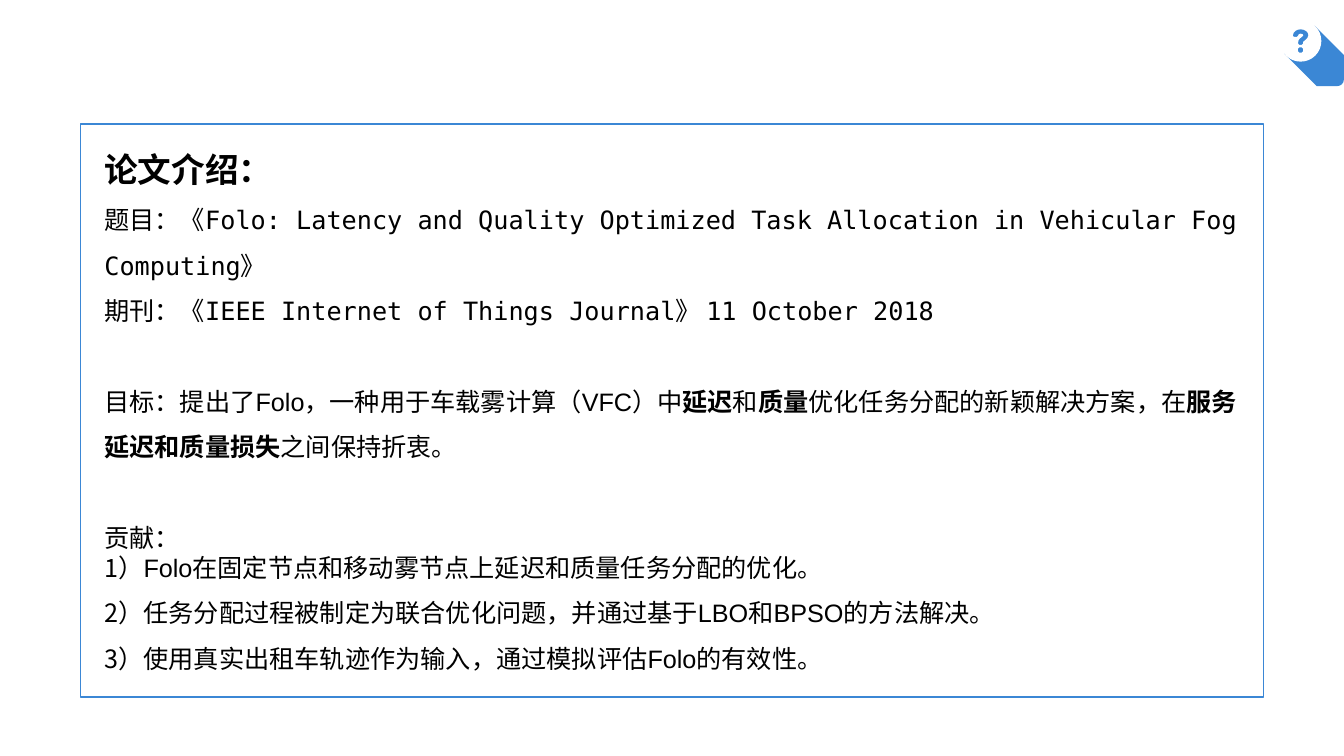
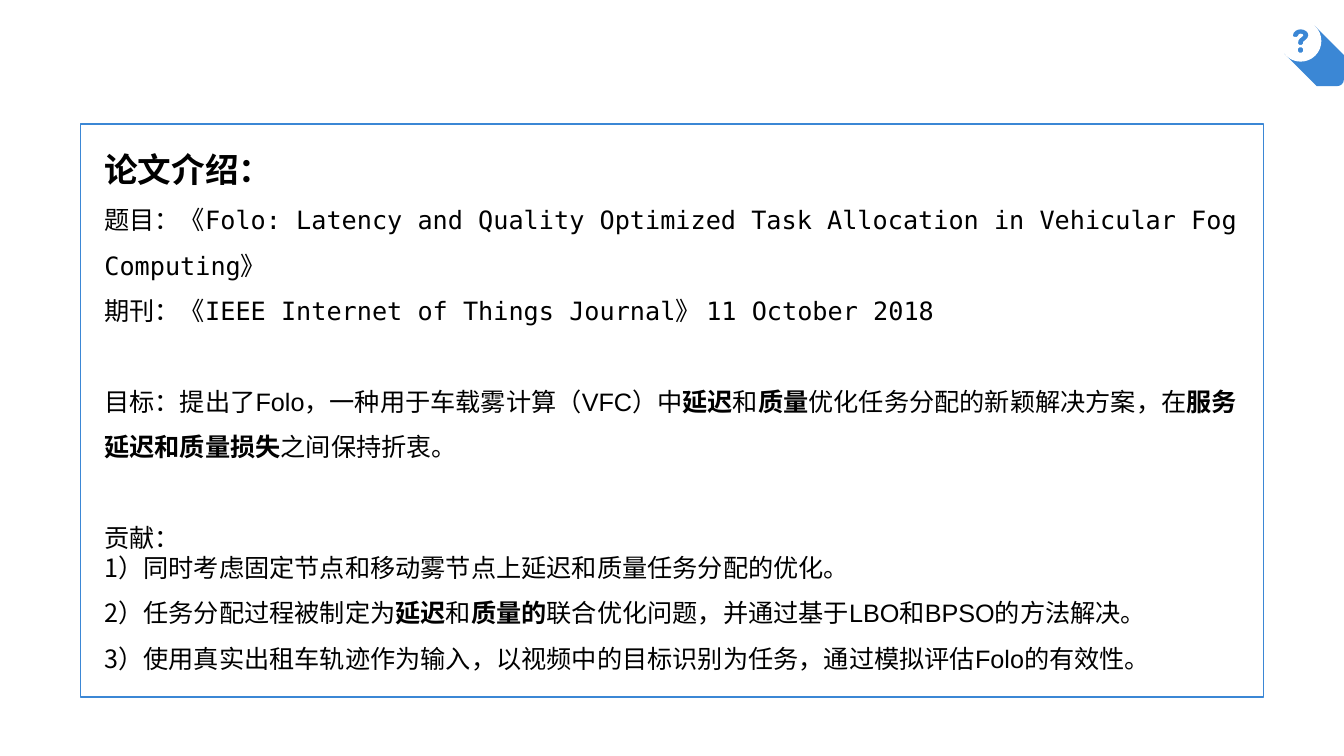
Before and after one commit to AlfredChiang/Mobile-Edge-Computing, a slide deck: slide 2 of Folo Latency andQuality Optimized Task Allocation in Vehicular Fog Computing/2018-11-20.pptx. Drawn at 1344x756 pixels with LibreOffice and Linux fonts; fonts in the diff are those of the drawing; background and template pictures are left out. Boxes give left, top, right and bottom in pixels: in the first picture for what was removed or moved away, otherwise in the second. Text is boxed around its words. In the diff, an @@ line names an element or a change of style, - is before the commit and + after.

```diff
--- a/Folo Latency andQuality Optimized Task Allocation in Vehicular Fog Computing/2018-11-20.pptx
+++ b/Folo Latency andQuality Optimized Task Allocation in Vehicular Fog Computing/2018-11-20.pptx
@@ text at (104, 555, 1150, 671): text changed @@
-1）Folo在固定节点和移动雾节点上延迟和质量任务分配的优化。
-2）任务分配过程被制定为联合优化问题，并通过基于LBO和BPSO的方法解决。
-3）使用真实出租车轨迹作为输入，通过模拟评估Folo的有效性。
+1）同时考虑固定节点和移动雾节点上延迟和质量任务分配的优化。
+2）任务分配过程被制定为延迟和质量的联合优化问题，并通过基于LBO和BPSO的方法解决。
+3）使用真实出租车轨迹作为输入，以视频中的目标识别为任务，通过模拟评估Folo的有效性。
```
Also in this commit, not shown: 2 other slides changed, 4 slides added, 1 slide removed.
